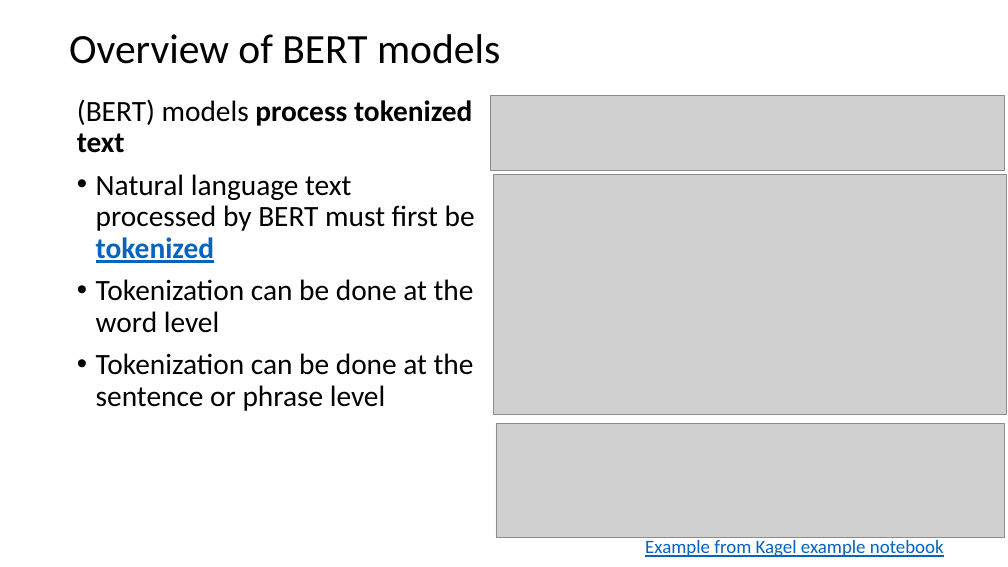
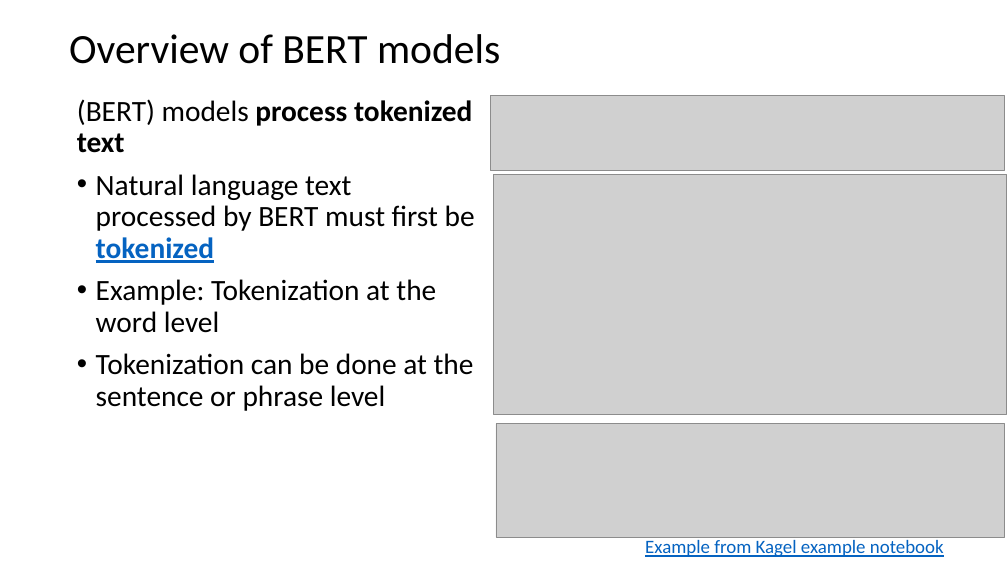
Before and after one commit to StephenElston/CSCI-E-108, a slide deck: slide 42 of slides/10_InformationRetrievalSearch.pptx. Drawn at 1008x567 pixels with LibreOffice and Linux fonts; fonts in the diff are those of the drawing; grey boxes stand for pictures. Boxes give left, top, right and bottom in pixels: in the first picture for what was removed or moved away, otherwise in the second. Text is boxed around its words. In the diff, an @@ line names an element or a change of style, - is before the commit and + after.

```diff
--- a/slides/10_InformationRetrievalSearch.pptx
+++ b/slides/10_InformationRetrievalSearch.pptx
@@ text at (96, 279, 436, 333): text changed @@
-• Tokenization can be done at the word level
+• Example: Tokenization at the word level
```
Also in this commit, not shown: 7 other slides changed.
